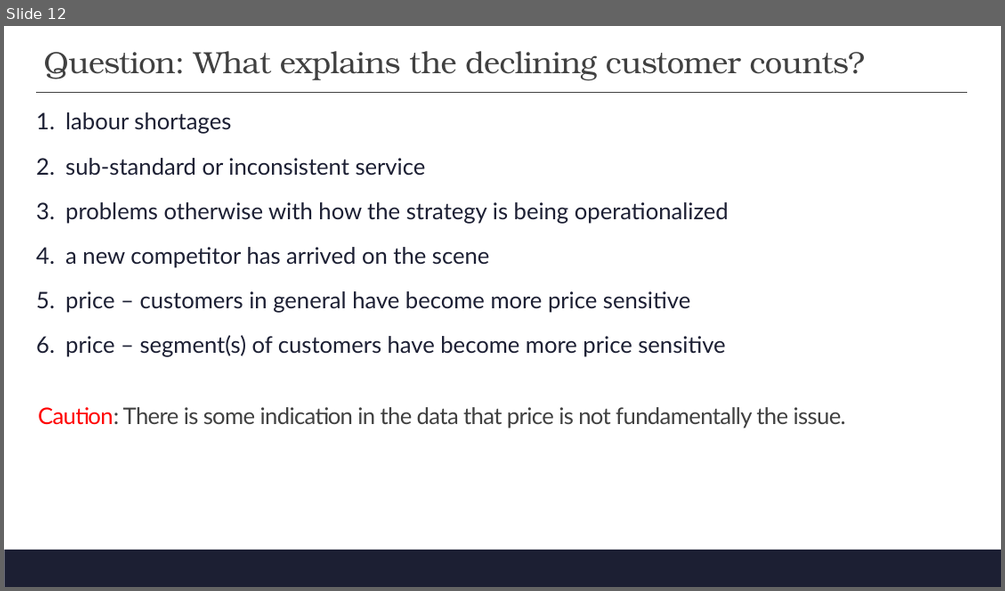
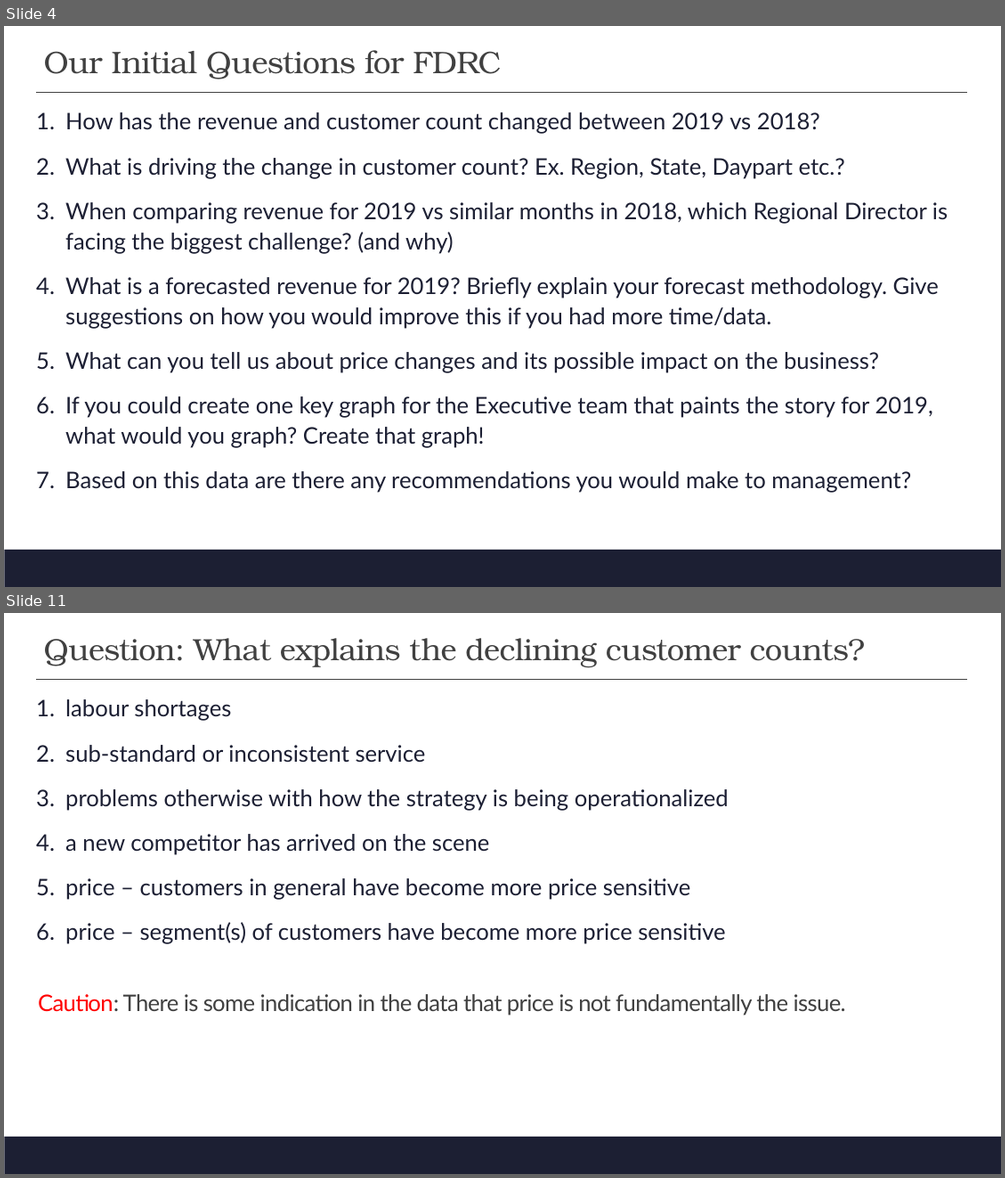
Before and after one commit to dkent287/Restaurant-Pricing, a slide deck: FDRC Deck.pptx. Shown one above the other, each under a label of ours: slide 12 before the commit, slides 4 and 11 after it; the slides between them are not shown. The pictures are 1005x591 and 1005x1178 pixels, drawn with LibreOffice and Linux fonts; fonts in the diff are those of the drawing; background and template pictures are left out. Boxes give left, top, right and bottom in pixels: in the first picture for what was removed or moved away, otherwise in the second. Text is boxed around its words. In the diff, an @@ line names an element or a change of style, - is before the commit and + after.

```diff
--- a/FDRC Deck.pptx
+++ b/FDRC Deck.pptx
@@ slide 4 added at <box>4,26,1001,587</box>, background #FFFFFF; not listed: 2 template elements that a slide beside it also shows @@
@@ title added at <box>44,50,501,79</box>, 30 pt, text #404040 @@
+Our Initial Questions for FDRC
@@ text added at <box>65,112,947,492</box>, 22 pt, text #1C1F33 @@
+1. How has the revenue and customer count changed between 2019 vs 2018?
+2. What is driving the change in customer count? Ex. Region, State, Daypart etc.?
+3. When comparing revenue for 2019 vs similar months in 2018, which Regional Director is facing the biggest challenge? (and why)
+4. What is a forecasted revenue for 2019? Briefly explain your forecast methodology. Give suggestions on how you would improve this if you had more time/data.
+5. What can you tell us about price changes and its possible impact on the business?
+6. If you could create one key graph for the Executive team that paints the story for 2019, what would you graph? Create that graph!
+7. Based on this data are there any recommendations you would make to management?
@@ what was slide 12 is now slide 11 @@
```
Also in this commit, not shown: 12 slides changed, 8 other slides added, 6 slides removed, 2 other files.
